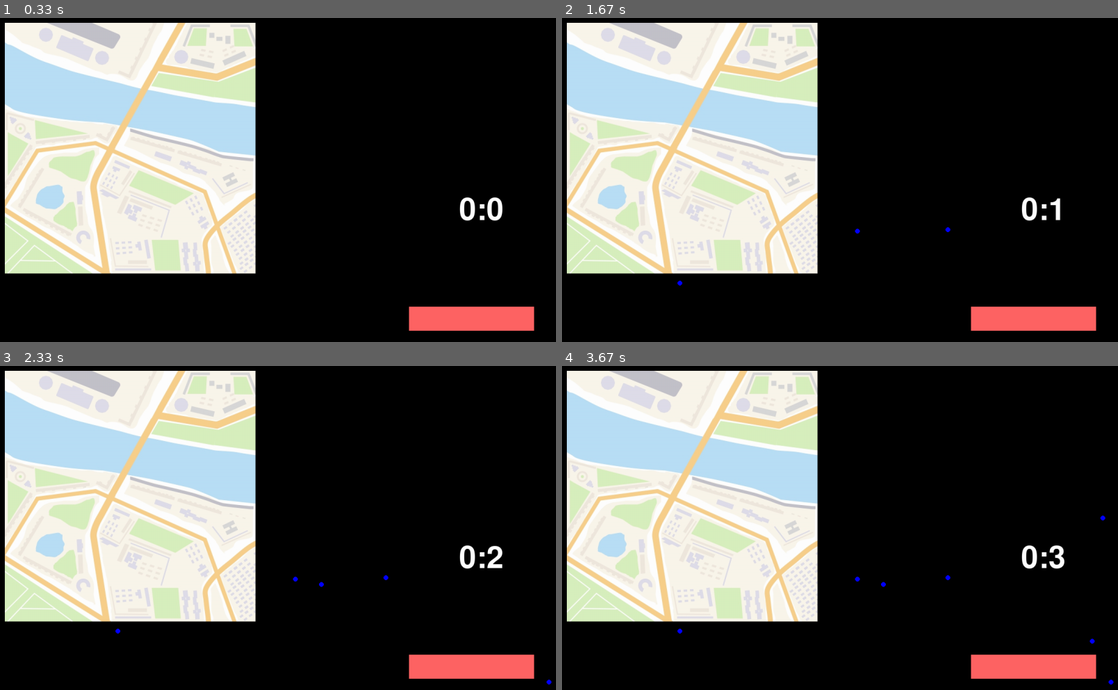
Above: before the commit, frames 1-4 (two rows, left to right).
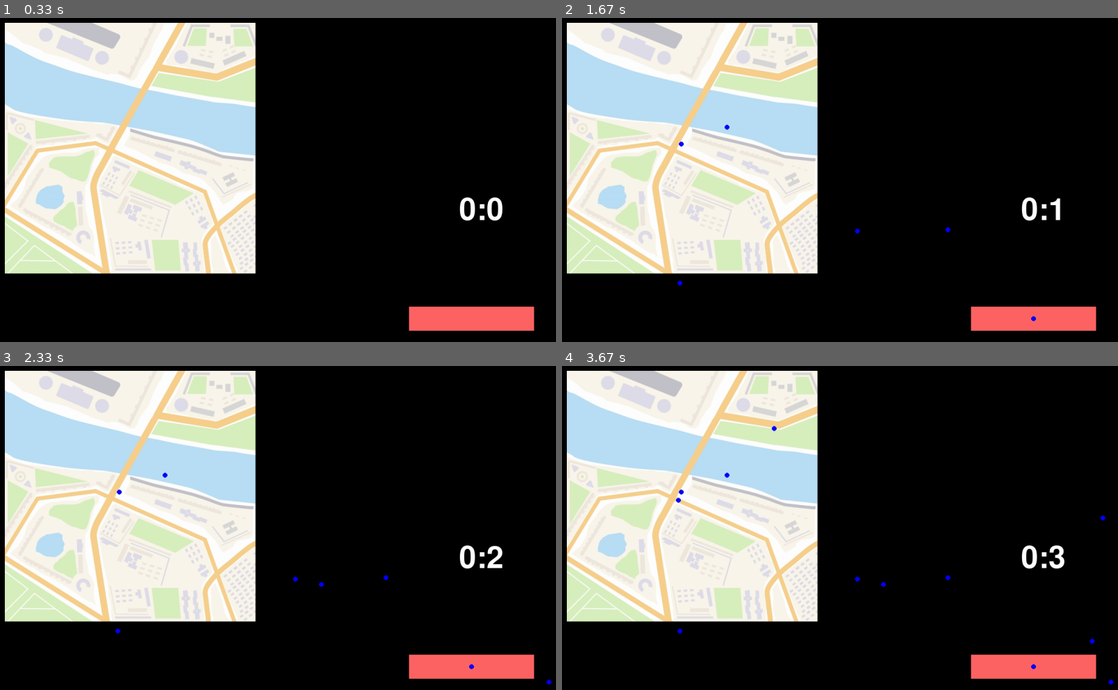
Above: after the commit, the same moments.

Repository: Alicccce/project_pygame
Game: pygame game, started from main.py
Two runs of this game, one before a commit and one after it. Both use one fixed random seed, a clock stepped at 60 frames per second and the inputs below.
Inputs (mouse positions are in pixels of both pictures, inside the frame that each line leads up to):
- Up to frame 1 (0.33 s): no input
- Up to frame 2 (1.67 s): press the mouse at (1034, 319) at 0.37 s; move the mouse to (856, 231) at 0.47 s; release the mouse at (678, 144) at 0.6 s; click (678, 283) at 0.72 s; click (945, 228) at 1.05 s; click (728, 128) at 1.38 s
- Up to frame 3 (2.33 s): click (322, 583) at 1.72 s; click (550, 680) at 2.05 s
- Up to frame 4 (3.67 s): click (773, 427) at 2.38 s; click (1090, 641) at 2.72 s; click (1101, 518) at 3.05 s; click (678, 498) at 3.38 s

Frame 1 is identical in both runs. In frame 2, less than 0.1% of the frame differs, in the area x 21-86%, y 32-94%; in frame 3, less than 0.1%; in frame 4, less than 0.1%, in the area x 20-86%, y 18-94%.

Commit message:
вторая игра 1.2

Diff:
--- a/main.py
+++ b/main.py
@@ -48,6 +48,8 @@
     size = (1300, 750)
     image = load_image("itog.png")
     screen = pygame.display.set_mode(size)
+    drawing_surface = pygame.Surface(size, pygame.SRCALPHA)
+
     clock = pygame.time.Clock()
     start_ticks = pygame.time.get_ticks()  # стартовое время в миллисекундах
     # Создаем кнопки один раз вне цикла
@@ -74,11 +76,12 @@
                 running = False
             if event.type == pygame.MOUSEBUTTONDOWN and event.button == 1:
                 x, y = event.pos
-            if event.type == pygame.MOUSEMOTION or event.type == pygame.MOUSEBUTTONDOWN:
+            if event.type == pygame.MOUSEMOTION or event.type == pygame.MOUSEBUTTONDOWN :
                 if pygame.mouse.get_pressed()[0]:
+                    pygame.draw.circle(drawing_surface, BLUE, event.pos, 5)
                     pygame.draw.circle(screen, BLUE, event.pos, 5)
 
-        screen.blit(image, (10, 10))
+
         screen.blit(text, textRect)
         button_done.draw(screen, 850, 600)
 
@@ -88,6 +91,9 @@
             cor = sc_text.get_rect(center=(900, 250))
             screen.blit(sc_text, cor)
 
+        screen.blit(image, (10, 10))
+        screen.blit(drawing_surface, (0,0))
+
         pygame.display.flip()
         clock.tick(60)  # Ограничить до 60 кадров в секунду
 
